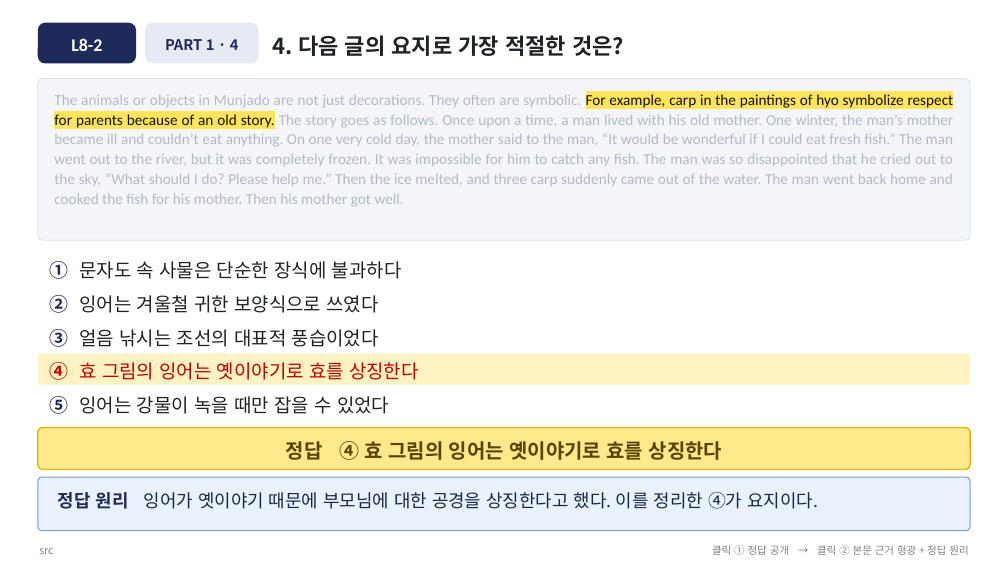
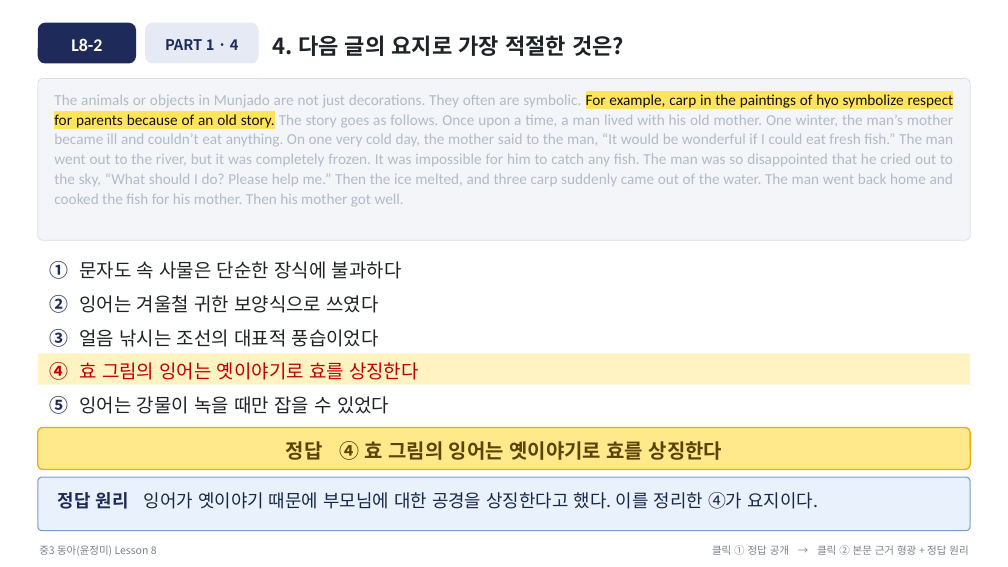
Before and after one commit to dtpman/dtpman, a slide deck: slide 17 of output/중3동아윤_5-8과/내신워크북/Lesson8/중3 동아(윤정미) Lesson 8 문제풀이 클릭형 (2026-10-02).pptx. Drawn at 1008x567 pixels with LibreOffice and Linux fonts; fonts in the diff are those of the drawing. Boxes give left, top, right and bottom in pixels: in the first picture for what was removed or moved away, otherwise in the second. Text is boxed around its words. In the diff, an @@ line names an element or a change of style, - is before the commit and + after.

```diff
--- a/output/중3동아윤_5-8과/내신워크북/Lesson8/중3 동아(윤정미) Lesson 8 문제풀이 클릭형 (2026-10-02).pptx
+++ b/output/중3동아윤_5-8과/내신워크북/Lesson8/중3 동아(윤정미) Lesson 8 문제풀이 클릭형 (2026-10-02).pptx
@@ text at (39,545,157,556): text changed @@
-src
+중3 동아(윤정미) Lesson 8
```
Also in this commit, not shown: 36 other slides changed, 2 other files.
